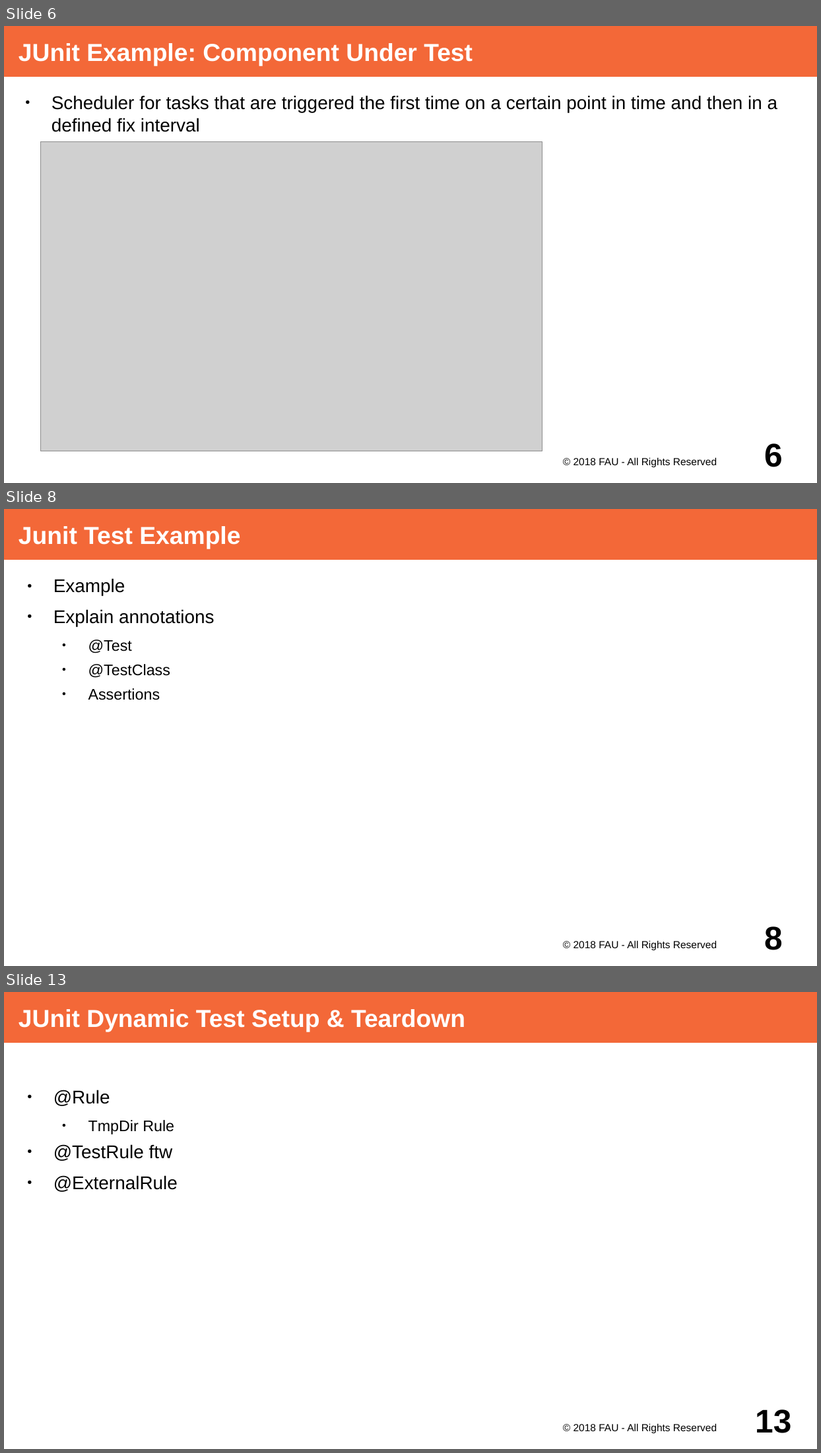
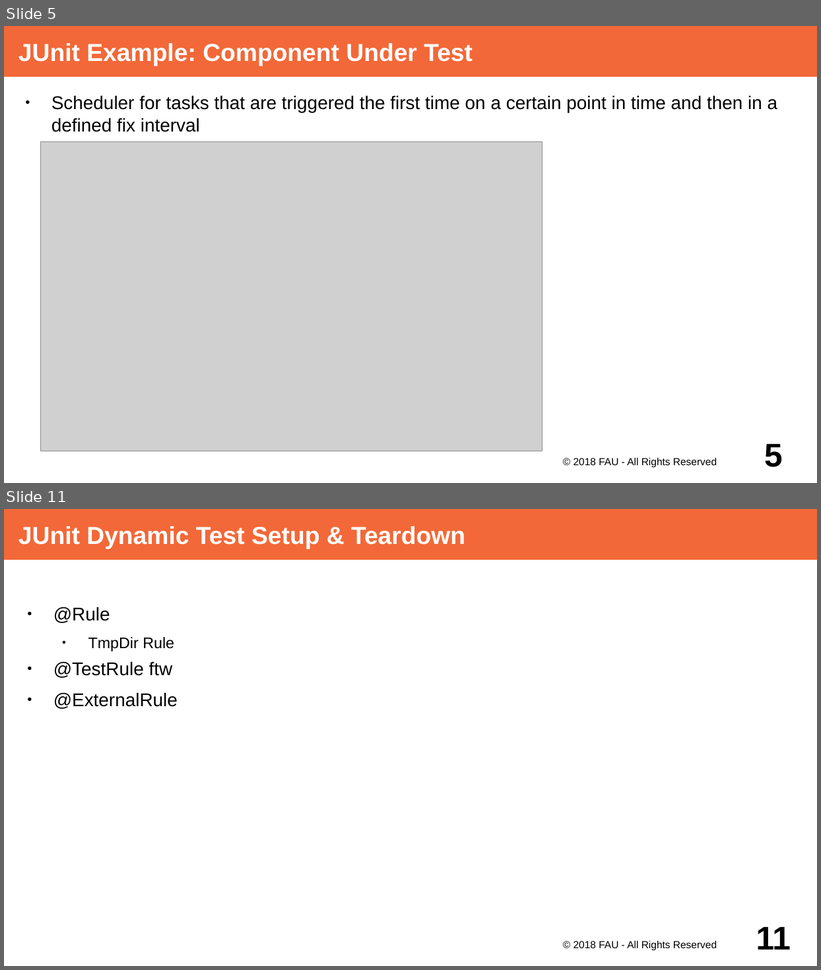
Before and after one commit to dirkriehle/adap-course, a slide deck: Lecture Slides/ADAP B02- Unit Testing with JUnit.odp. Shown one above the other, each under a label of ours: slides 6, 8 and 13 before the commit, slides 5 and 11 after it; the slides between them are not shown. The pictures are 821x1453 and 821x970 pixels, drawn with LibreOffice and Linux fonts; fonts in the diff are those of the drawing; grey boxes stand for pictures. Boxes give left, top, right and bottom in pixels: in the first picture for what was removed or moved away, otherwise in the second. Text is boxed around its words. In the diff, an @@ line names an element or a change of style, - is before the commit and + after.

Commit message:
Static setup and teardown with JUnit

```diff
--- a/Lecture Slides/ADAP B02- Unit Testing with JUnit.odp
+++ b/Lecture Slides/ADAP B02- Unit Testing with JUnit.odp
@@ slide 8 removed at [4, 509, 817, 966], background #FFFFFF @@
@@ title removed at [4, 509, 817, 560] @@
-Junit Test Example
@@ text removed at [54, 578, 214, 700] @@
-● Example
-● Explain annotations
-  ● @Test
-  ● @TestClass
-  ● Assertions
@@ text removed at [574, 941, 717, 951] @@
-© 2018 FAU - All Rights Reserved
@@ page number removed at [764, 927, 783, 951] @@
-8
@@ what was slide 6 is now slide 5 @@
@@ page number at [764, 444, 783, 468]: text changed @@
-6
+5
@@ what was slide 13 is now slide 11 @@
@@ page number at [756, 927, 791, 950]: text changed @@
-13
+11
```
Also in this commit, not shown: 8 slides changed, 3 other files.
